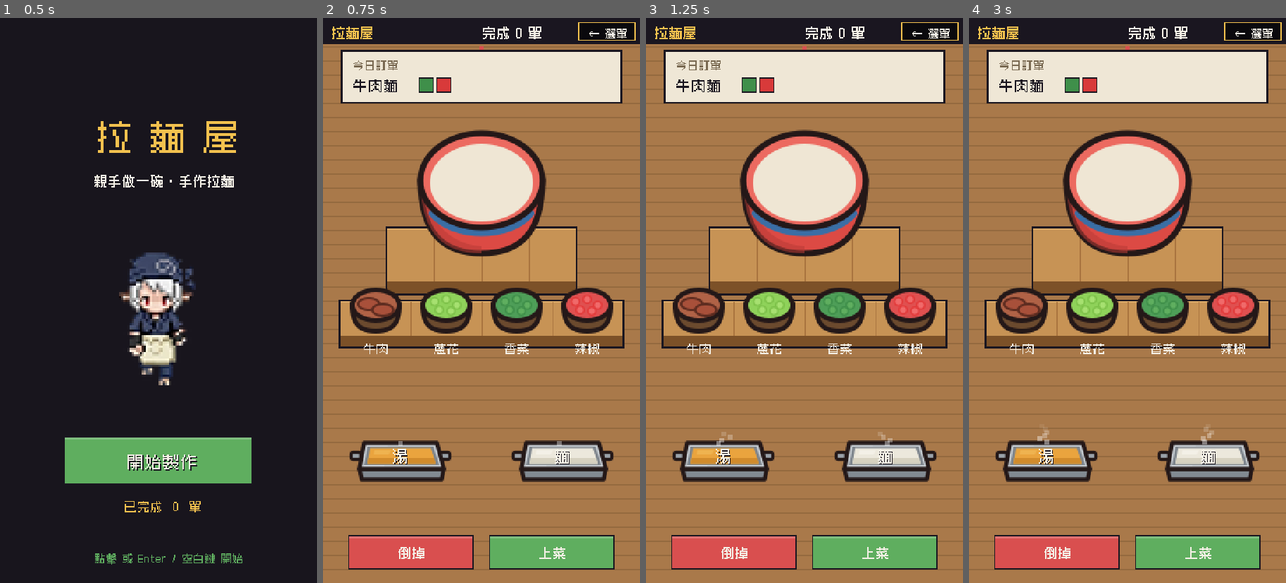
Above: before the commit, frames 1-4 (left to right).
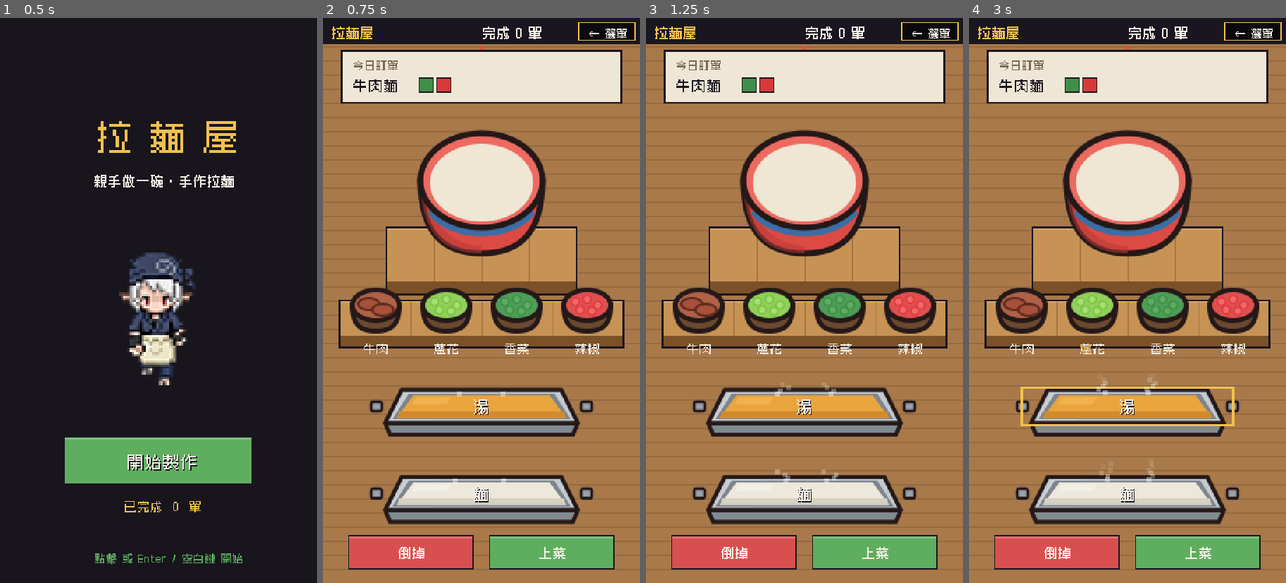
Above: after the commit, the same moments.

Repository: meloalright/ramen-ya
Game: Godot game, scene res://scenes/Menu.tscn
Two runs of this game, one before a commit and one after it. Both use one fixed random seed, a clock stepped at 60 frames per second and the inputs below.
Inputs (mouse positions are in pixels of both pictures, inside the frame that each line leads up to):
- Up to frame 1 (0.5 s): no input
- Up to frame 2 (0.75 s): tap Enter at 0.5 s; move the mouse to (551, 272) at 0.52 s; hold D from 0.53 s (still down); tap M at 0.6 s; click (551, 272) at 0.67 s
- Up to frame 3 (1.25 s): keep holding D; tap Space at 0.77 s
- Up to frame 4 (3 s): release D at 1.25 s; tap Space at 1.25 s; drag from (1064, 328) to (1111, 413) at 1.27 s; move the mouse to (1159, 176) at 2.02 s; hold D 2.03-2.75 s; tap Enter at 2.1 s; drag from (1111, 413) to (1032, 215) at 2.77 s

Frame 1 is identical in both runs. In frame 2, 14% of the frame differs, in the area x 8-92%, y 65-90%; in frame 3, 14%; in frame 4, 15%, in the area x 8-92%, y 57-90%.

Commit message:
feat(cook): big wide pans stacked vertically — 湯 on top, 麵 below
The two pans are now wide (192px sprite, wider than the bowl) and stacked
vertically down the center: soup on top, noodles below, instead of side by
side. Steam, boil gauge, lit highlight and noodle-nest repositioned/resized
to the new big wide pans.

Co-Authored-By: Claude Opus 4.8 (1M context) <noreply@anthropic.com>

Diff:
--- a/scripts/Main.gd
+++ b/scripts/Main.gd
@@ -31,7 +31,7 @@
 const BOWL_HIT_RY := 44.0
 
 # big pans: the sprite's liquid surface sits VAT_OPEN_Y down from its top
-const VAT_OPEN_Y := 25.0
+const VAT_OPEN_Y := 28.0
 
 # ---- game states ----------------------------------------------------
 enum State { TITLE, PLAY, OVER }
@@ -211,10 +211,11 @@
 func _build_stations() -> void:
 	# portrait: two big vats (大缸) side by side under the bowl; toppings in a row below.
 	stations.clear()
-	stations.append({"item": "soup", "name": "湯", "center": Vector2(66, 372), "r": 32,
-		"rect": Rect2(18, 338, 96, 84), "cx": 66})
-	stations.append({"item": "noodles", "name": "麵", "center": Vector2(204, 372), "r": 32,
-		"rect": Rect2(156, 338, 96, 84), "cx": 204})
+	# two big wide pans stacked: 湯 on top, 麵 below (both wider than the bowl)
+	stations.append({"item": "soup", "name": "湯", "center": Vector2(135, 330), "r": 32,
+		"rect": Rect2(40, 305, 190, 52), "cx": 135})
+	stations.append({"item": "noodles", "name": "麵", "center": Vector2(135, 404), "r": 32,
+		"rect": Rect2(40, 379, 190, 52), "cx": 135})
 	var defs := [
 		["beef", "牛肉", Vector2(45, 250), 22],
 		["scallion", "蔥花", Vector2(105, 250), 22],
@@ -266,8 +267,10 @@
 		steam_t -= delta
 		if steam_t <= 0.0:
 			steam_t = 0.16
-			_puff(66, 362)                            # 湯 vat — always boiling
-			_puff(204, 362)                           # 麵 vat — always boiling
+			_puff(116, 320)                           # 湯 pan (top) — always boiling
+			_puff(156, 320)
+			_puff(116, 394)                           # 麵 pan (bottom) — always boiling
+			_puff(156, 394)
 			if soup_fill > 0.0 or bowl.noodles or _base_ok():
 				_puff(BOWL_OPEN.x, BOWL_OPEN.y - 8)   # the bowl, once it holds hot broth/noodles
 
@@ -823,8 +826,8 @@
 func _draw_noodle_nest(ctr: Vector2) -> void:
 	var cream := Color("efe6cf")
 	var cream_d := Color("d6cbab")
-	var rx := 18.0
-	var ry := 6.0
+	var rx := 26.0
+	var ry := 7.0
 	var pts := PackedVector2Array()
 	var pts2 := PackedVector2Array()
 	for i in range(22):
@@ -860,9 +863,9 @@
 		var lit: bool = (s.item == "soup" and held == "soup") \
 			or (s.item == "noodles" and (held == "noodles" or noodle_state == "cooking"))
 		if lit:
-			draw_rect(Rect2(c.x - 40, c.y - 13, 80, 26), COL_YELLOW, false, 2.0)
+			draw_rect(Rect2(c.x - 90, c.y - 16, 180, 32), COL_YELLOW, false, 2.0)
 		if s.item == "noodles" and noodle_state == "cooking":
-			_draw_boil_gauge(Vector2(117, 370))
+			_draw_boil_gauge(Vector2(117, 367))
 		# bold label on the broth / basket
 		_text(s.name, Vector2(c.x + 1, c.y + 5), 13, COL_INK, HORIZONTAL_ALIGNMENT_CENTER)
 		_text(s.name, Vector2(c.x, c.y + 4), 13, COL_WHITE, HORIZONTAL_ALIGNMENT_CENTER)
Binary file changed: assets/cook/td_vat_noodle.png
Binary file changed: assets/cook/td_vat_soup.png
Not shown, changed: assets/cook/gen_svg.py
